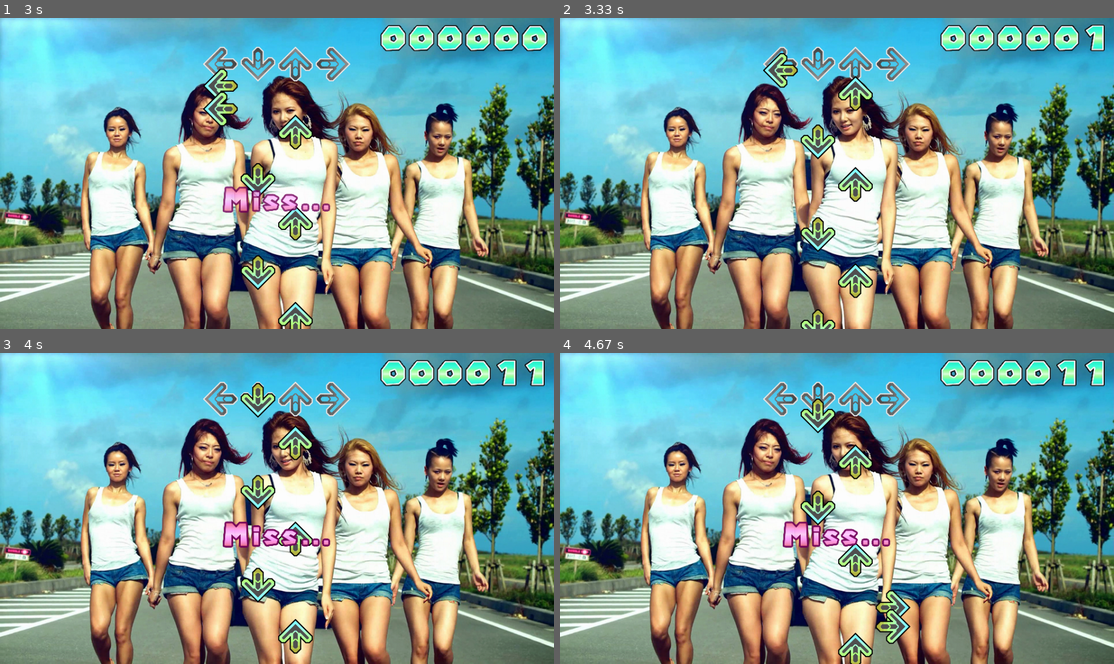
Above: before the commit, frames 1-4 (two rows, left to right).
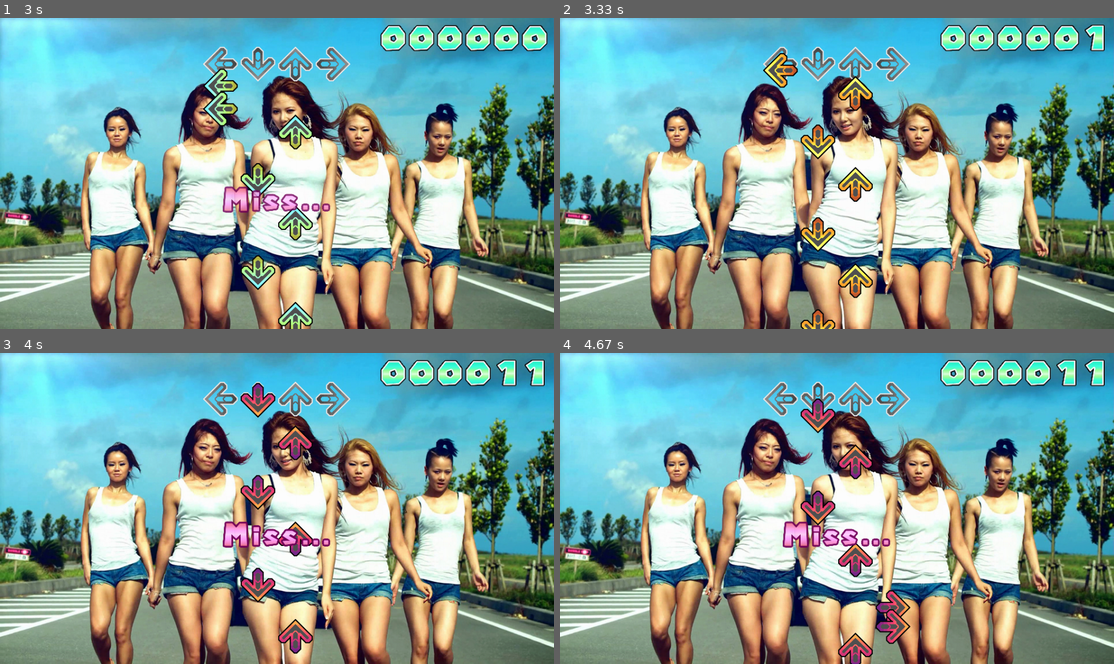
Above: after the commit, the same moments.

Repository: truonger/BubblePop
Game: pygame game, started from BubblePop.py
The game is run twice, just before and just after one commit, with the same random seed, the same clock (stepped at 60 frames per second) and the same inputs.
Inputs:
- Up to frame 1 (3 s): tap Enter at 0.33 s; tap J at 2.17, 2.57, 2.87 s
- Up to frame 2 (3.33 s): tap J at 3.07 s
- Up to frame 3 (4 s): tap J at 3.4, 3.7, 3.9 s
- Up to frame 4 (4.67 s): tap J at 4.2, 4.47 s

Frame 1 is identical in both runs. In frame 2, 1.3% of the frame differs, in the area x 37-57%, y 11-100%; in frame 3, 1.2%; in frame 4, 1.4%, in the area x 43-63%, y 15-100%.

Commit message:
Change arrow colour on each hit

Diff:
--- a/BubblePop.py
+++ b/BubblePop.py
@@ -545,6 +545,11 @@
 		for i in range(len(self.scoreDigits)):
 			self.scoreDigits[i].curImg = int(str(self.score).zfill(self.NUM_SCORE_DIGITS)[-1 * (i + 1)])
 
+	def updateArrowTypes(self):
+		self.arrowType = (self.arrowType + 1) % self.NUM_ARROW_TYPES
+		for sprite in self.sprites:
+			sprite.imgObj = self.imgArrows[self.arrowType][sprite.data[self.ARROW_TIMING_KEY_KEY]]
+
 	def handleUpdate(self):
 		# Spawn
 		self.spawnArrows()
@@ -611,6 +616,7 @@
 						if i >= 2 and delta < 0: txtIdx = txtIdx + 1
 						self.sprites.pop(0)
 						self.spawnHitFlasher(keyIndex, txtIdx)
+						self.updateArrowTypes()
 						break
 			if hit == False:
 				self.spawnMissFlasher()
